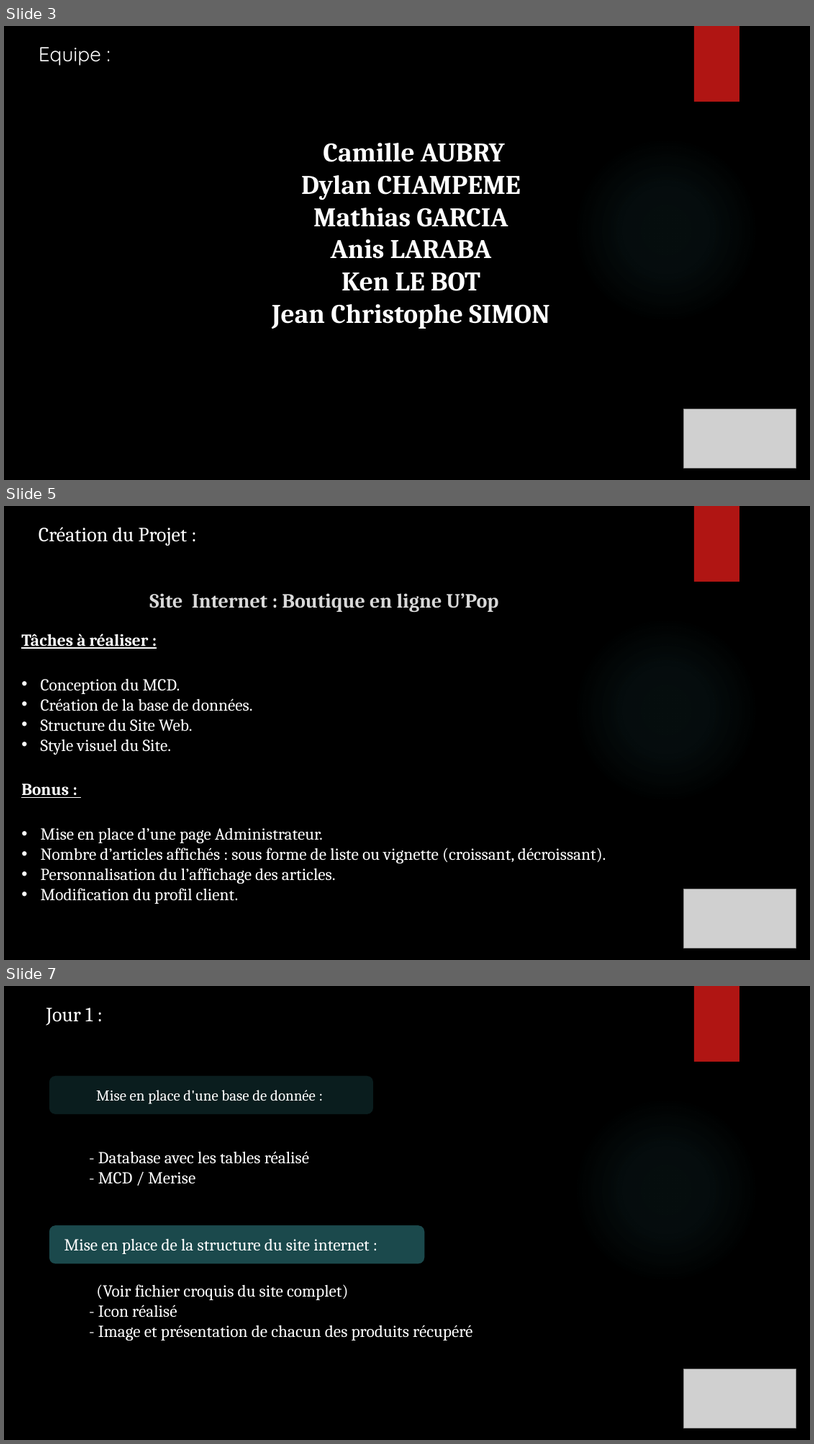
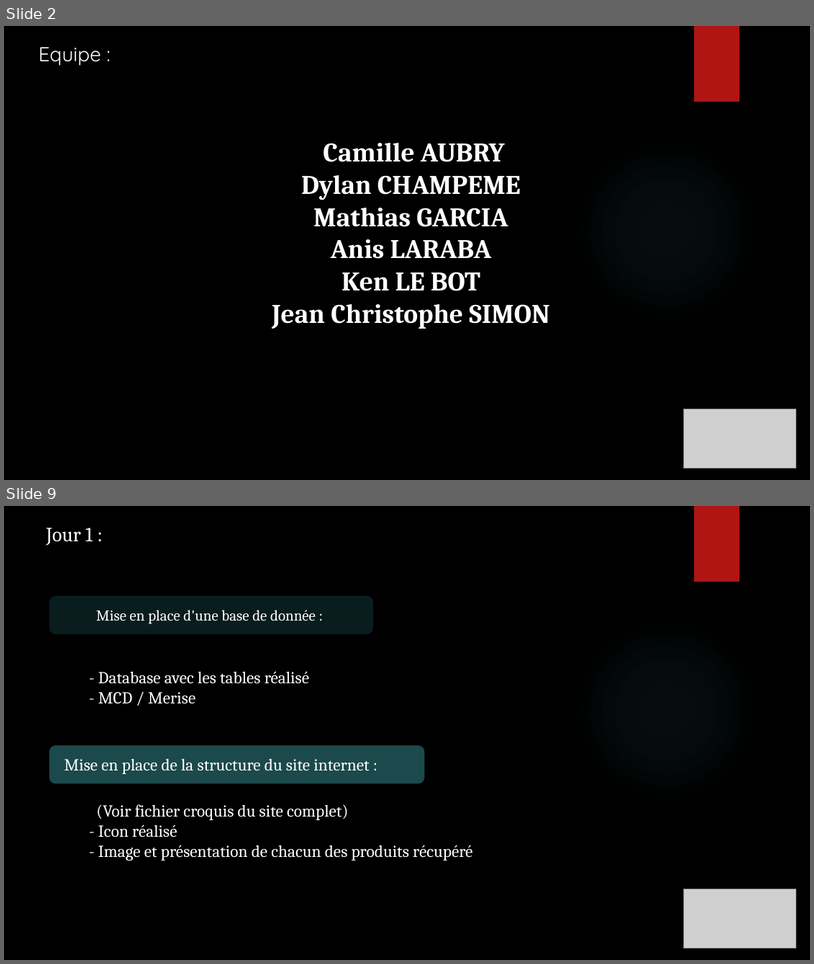
Before and after one commit to ChampemeDylan/UPOP, a slide deck: Présentation UPOP.pptx. Shown one above the other, each under a label of ours: slides 3, 5 and 7 before the commit, slides 2 and 9 after it; the slides between them are not shown. The pictures are 814x1444 and 814x964 pixels, drawn with LibreOffice and Linux fonts; fonts in the diff are those of the drawing; grey boxes stand for pictures; background and template pictures are left out. Boxes give left, top, right and bottom in pixels: in the first picture for what was removed or moved away, otherwise in the second. Text is boxed around its words. In the diff, an @@ line names an element or a change of style, - is before the commit and + after.

```diff
--- a/Présentation UPOP.pptx
+++ b/Présentation UPOP.pptx
@@ slide 5 removed at [4,506,810,960], background picture (left out); not listed: 2 template elements that a slide beside it also shows @@
@@ text removed at [39,527,188,546] @@
-Création du Projet :
@@ text removed at [149,593,499,612] @@
-Site Internet : Boutique en ligne U’Pop
@@ text removed at [21,633,607,903] @@
-Tâches à réaliser :
-• Conception du MCD.
-• Création de la base de données.
-• Structure du Site Web.
-• Style visuel du Site.
-Bonus :
-• Mise en place d’une page Administrateur.
-• Nombre d’articles affichés : sous forme de liste ou vignette (croissant, décroissant).
-• Personnalisation du l’affichage des articles.
-• Modification du profil client.
@@ picture removed at [684,889,797,948] @@
@@ what was slide 3 is now slide 2 @@
@@ what was slide 7 is now slide 9 @@
```
Also in this commit, not shown: 7 slides changed, 2 slides added, 5 other slides removed.
